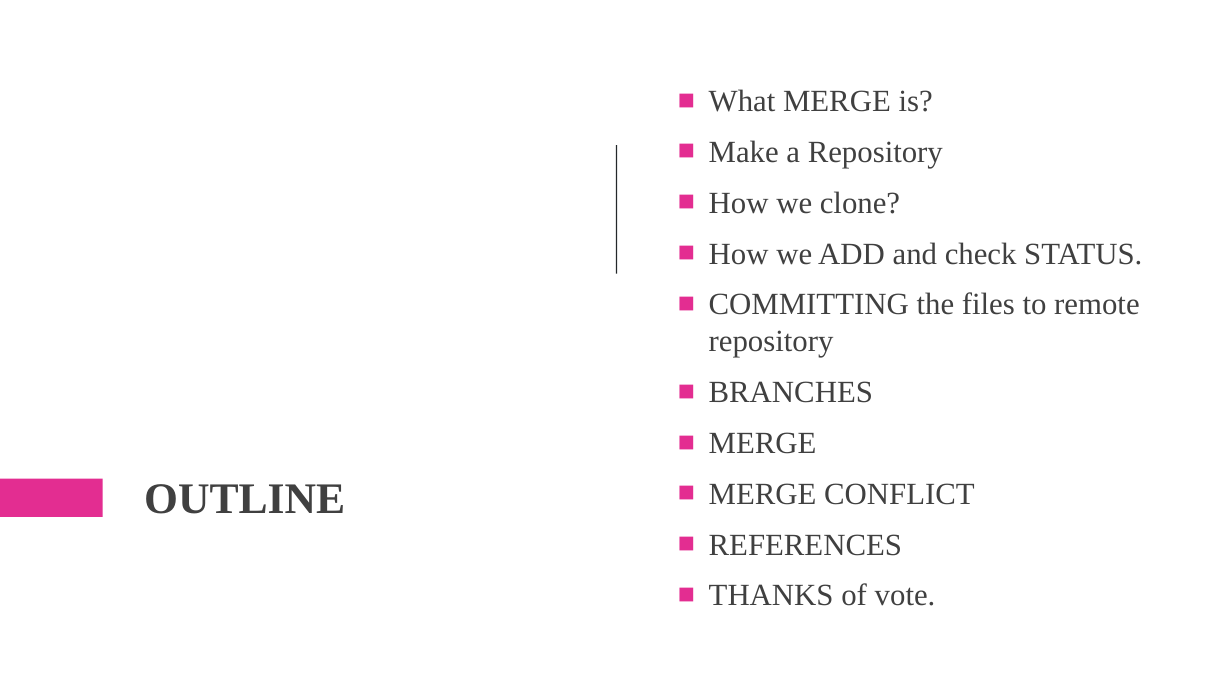
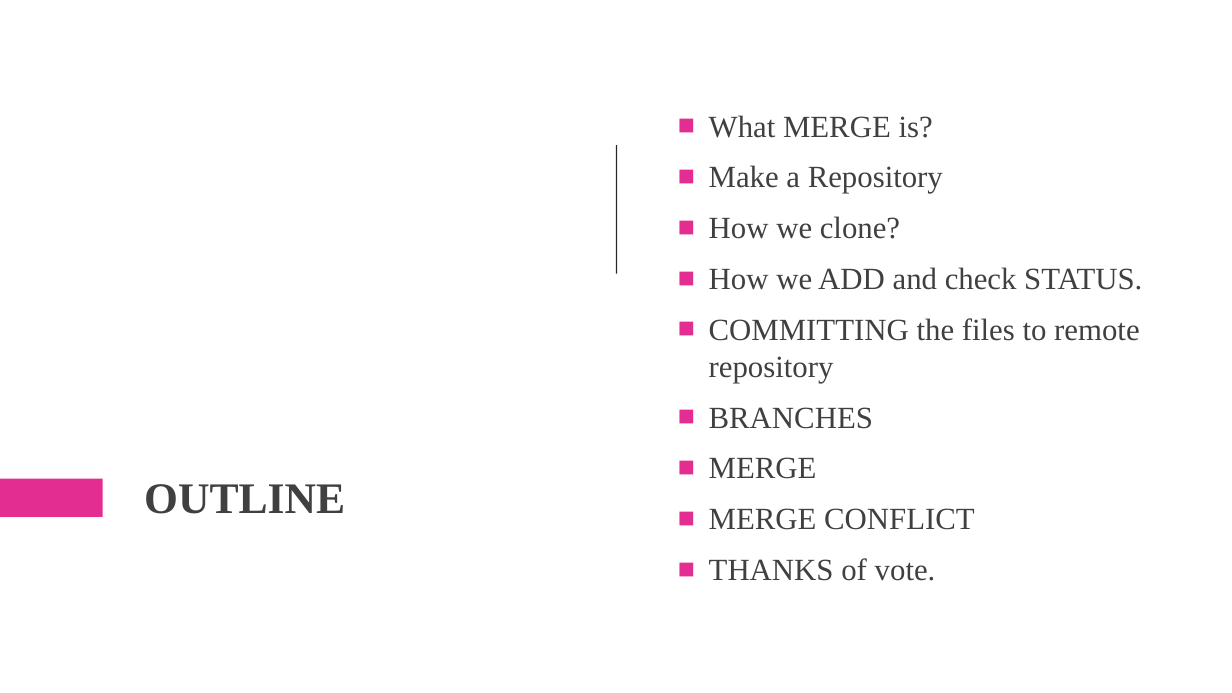
Before and after one commit to priya24d/group5_merge, a slide deck: slide 3 of MERGE_Grp5.pptx. Drawn at 1232x693 pixels with LibreOffice and Linux fonts; fonts in the diff are those of the drawing. Boxes give left, top, right and bottom in pixels: in the first picture for what was removed or moved away, otherwise in the second. Text is boxed around its words. In the diff, an @@ line names an element or a change of style, - is before the commit and + after.

Commit message:
PPT of Group5_Merge

```diff
--- a/MERGE_Grp5.pptx
+++ b/MERGE_Grp5.pptx
@@ text at [709,534,902,556]: paragraph removed @@
-■ REFERENCES
```
